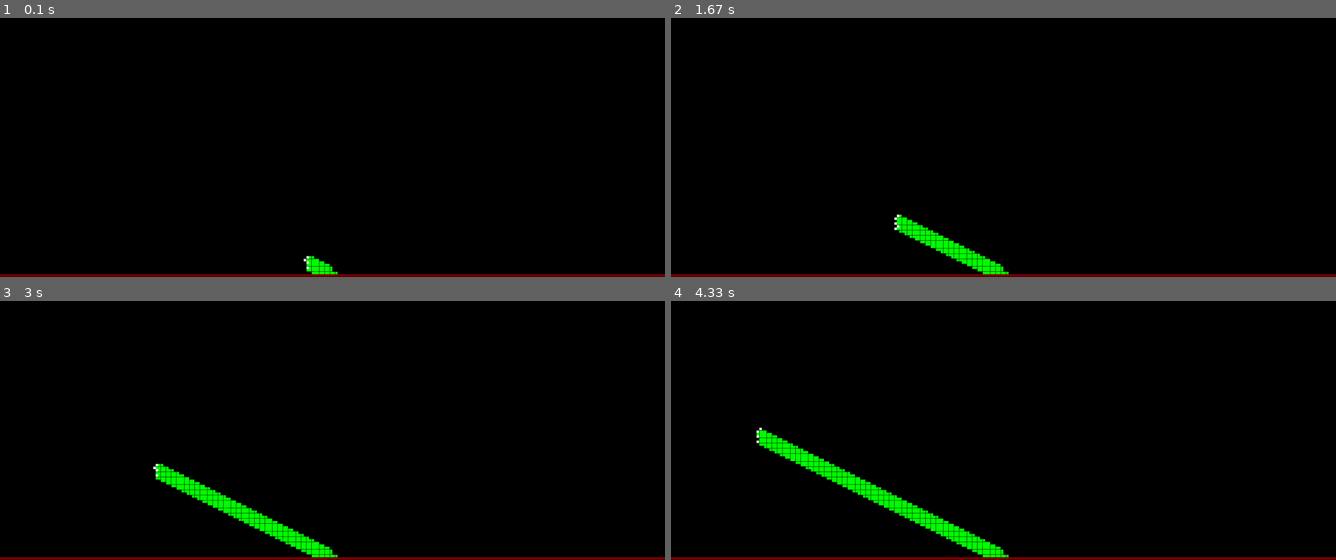
Above: before the commit, frames 1-4 (two rows, left to right).
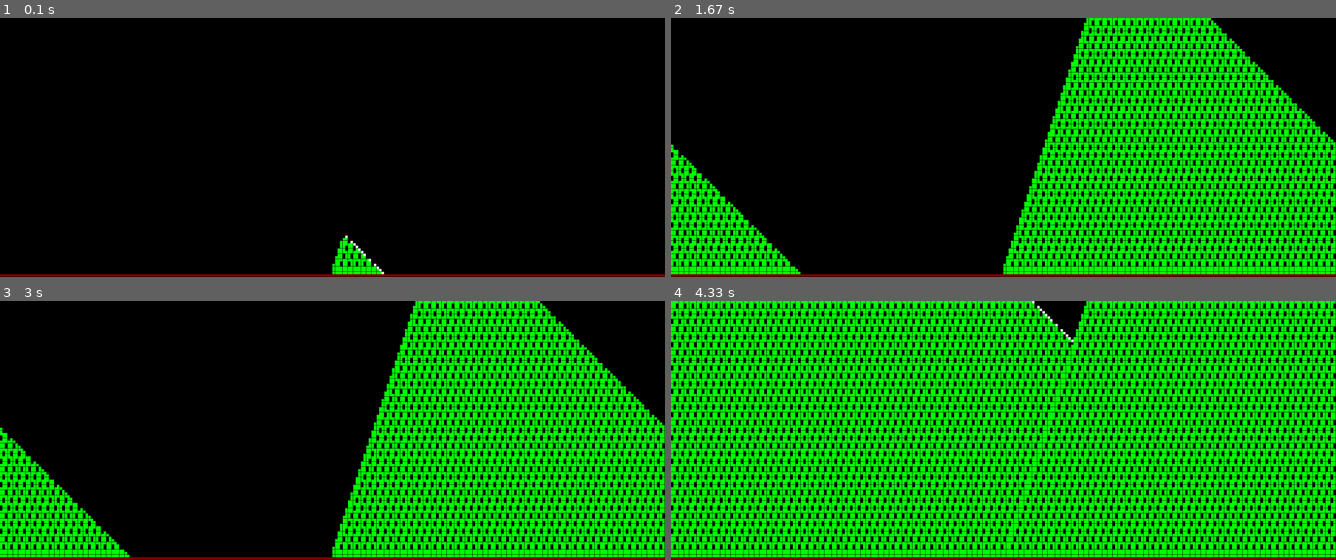
Above: after the commit, the same moments.

Repository: AlexDey/PythonTreeEvolution
Game: pygame game, started from PythonTestApplication1/solve.py
Two runs of this game, one before a commit and one after it. Both use one fixed random seed, a clock stepped at 60 frames per second and the inputs below.
Inputs:
- Up to frame 1 (0.1 s): no input
- Up to frame 2 (1.67 s): hold P 0.33-0.8 s; hold P 0.83-1.3 s; tap P at 1.33 s
- Up to frame 3 (3 s): hold P from 2.67 s (still down)
- Up to frame 4 (4.33 s): release P at 3.13 s

The runs differ from the first frame. In frame 1, 0.8% of the frame differs, in the area x 45-58%, y 83-100%; in frame 2, 38%; in frame 3, 39%; in frame 4, 81%, in the area x 0-100%, y 0-100%.

Commit message:
Добавил паузу по латинской букве "p"

Diff:
--- a/PythonTestApplication1/settings.py
+++ b/PythonTestApplication1/settings.py
@@ -1,7 +1,7 @@
 from random import randint, seed
 
 # start DNA
-seed(9) #9 #30 #34 #38 #70
+seed(70) #9 #30 #34 #38 #70
 dna_start = [[randint(0,30) for i in range(4)] for j in range(16)]
 
 # example DNA from foo52
@@ -29,9 +29,16 @@
 columns = 256 # определяет ширина
 row_start = rows-2  # on ground
 column_start = columns//2 # center
+
 world = [[(0) for i in range(columns)] for j in range(rows)] # start world
 world[row_start][column_start] = 2 # start corn
 world[-1][:] = [3]*columns # ground
-corn = [[0, row_start, column_start]]
+
+corn = [[0, row_start, column_start]] # corn start position
 tree = corn.copy() # copy;  # tree = corn - just reference
-newCorn = []
+newCorn = [] # list for new iteration
+
+energy = 300
+
+# debug data
+pause = False
--- a/PythonTestApplication1/solve.py
+++ b/PythonTestApplication1/solve.py
@@ -6,13 +6,17 @@
 import drawPygame as tdraw
 from settings import *
 
-import time
+from time import sleep
 from pygame import event, QUIT, KEYUP, K_p
 #import turtle
 
 def pause_pygame():
-    """pause pygame work, for unpause use 'p' """
-    pause = True
+    """pause pygame work, for pause/unpause use 'p' """
+    global pause
+    for ev in event.get():
+        if ev.type == KEYUP:
+            if ev.key == K_p:
+                pause = True
     while pause:
         for ev in event.get():
             if ev.type == KEYUP:
@@ -55,10 +59,10 @@
         world[cellCorn[1]+1][cellCorn[2]] = 2
         tdraw.addCorn(cellCorn[1]+1,cellCorn[2])
 
+# def main():
 # tree
 #tree_turtle = []
 tdraw.update()
-
 min_side = 365# (columns if columns <= rows else rows)
 k=0
 while (k < min_side):
@@ -72,10 +76,11 @@
     #pause
     #if (k > 180):
     #   pause_pygame()
+    pause_pygame()
 
     # timestep
-    #if (k < min_side):
-    #    time.sleep(0.05)
+    if (k < min_side):
+       sleep(0.005)
 
     # update corn
     if (k != 1):
@@ -95,7 +100,7 @@
 # cycle for keep window after solve
 flag = True
 while flag:
-    time.sleep(0.1)
+    sleep(0.25)
     try:
         for ev in event.get():
             if ev.type == QUIT:
@@ -104,3 +109,5 @@
                 #flag = False
     except BaseException:
         flag = False
+
+# main()
